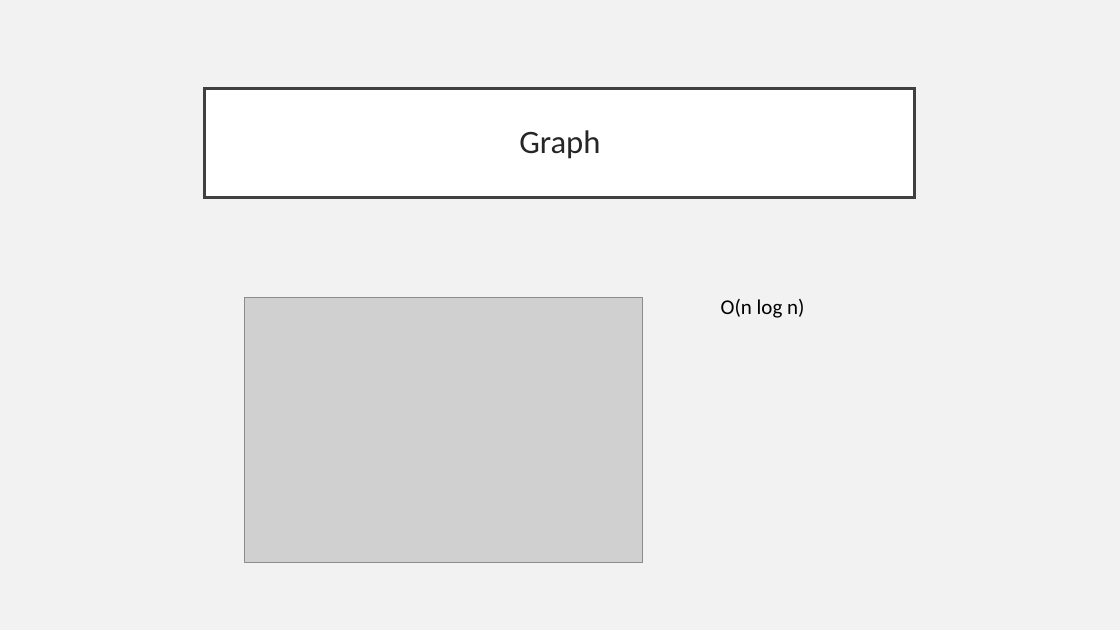
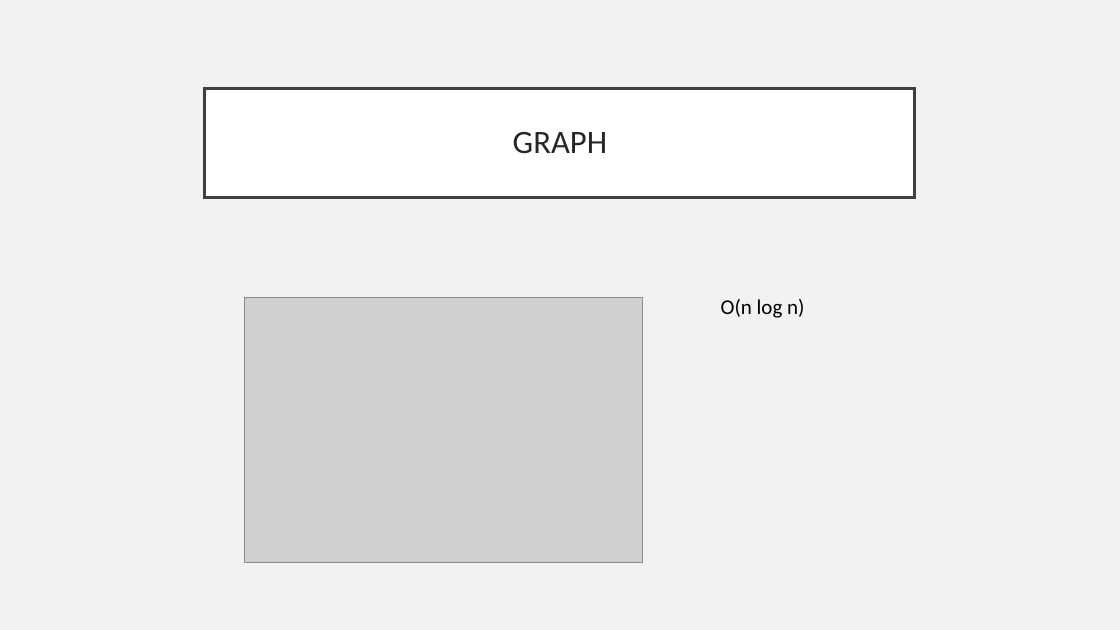
Before and after one commit to PoowadolRungtabnapa/Problem-Solving, a slide deck: slide 8 of Shell Sort.ppt. Drawn at 1120x630 pixels with LibreOffice and Linux fonts; fonts in the diff are those of the drawing; grey boxes stand for pictures. Boxes give left, top, right and bottom in pixels: in the first picture for what was removed or moved away, otherwise in the second. Text is boxed around its words. In the diff, an @@ line names an element or a change of style, - is before the commit and + after.

```diff
--- a/Shell Sort.ppt
+++ b/Shell Sort.ppt
@@ title at (513,132,607,154): text changed @@
-Graph
+GRAPH
```
Also in this commit, not shown: 6 other slides changed, 1 slide added, 4 other files.
